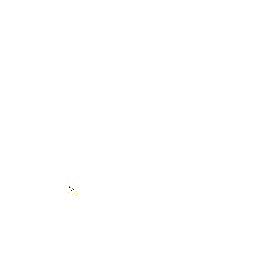
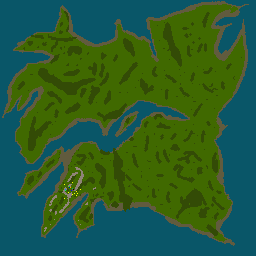
Comparing the layer stacks of the two (256, 256) images. Changes:
painted on "spawners" over [64, 182, 81, 199]
showed "Background", painted on it over [0, 0, 256, 256]
